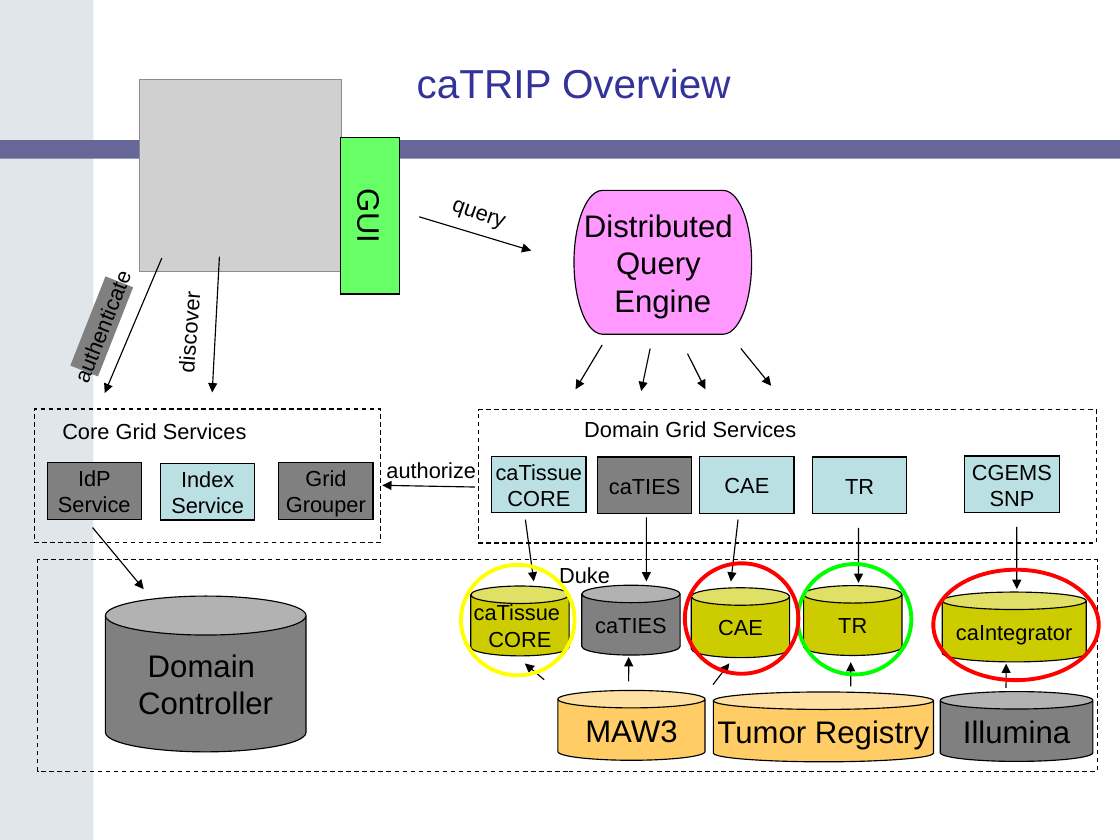
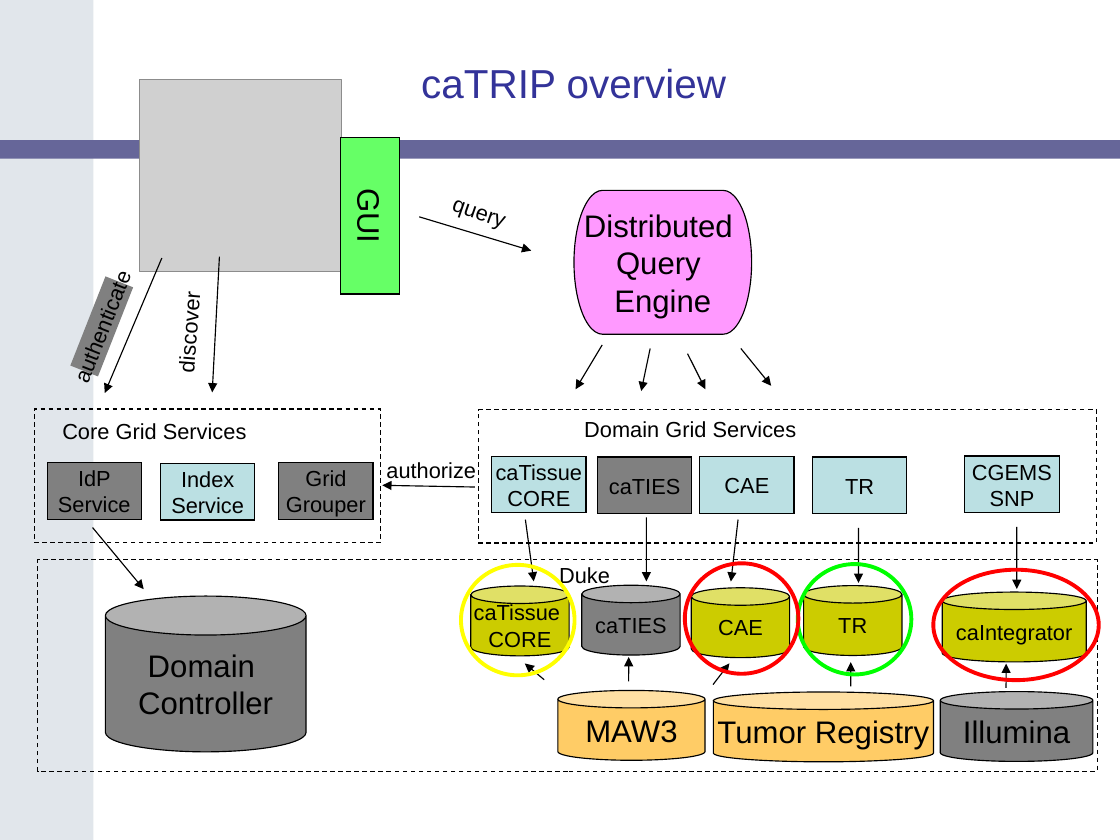
Before and after one commit to NCIP/catrip, a slide deck: slide 6 of catrip/documentation/presentations/catrip_beta_demo_2006_11_01/catrip_demo_2006_11_01.ppt. Drawn at 1120x840 pixels with LibreOffice and Linux fonts; fonts in the diff are those of the drawing; grey boxes stand for pictures; background and template pictures are left out. Boxes give left, top, right and bottom in pixels: in the first picture for what was removed or moved away, otherwise in the second. Text is boxed around its words. In the diff, an @@ line names an element or a change of style, - is before the commit and + after.

```diff
--- a/catrip/documentation/presentations/catrip_beta_demo_2006_11_01/catrip_demo_2006_11_01.ppt
+++ b/catrip/documentation/presentations/catrip_beta_demo_2006_11_01/catrip_demo_2006_11_01.ppt
@@ title at (x1=421, y1=68, x2=727, y2=99): text changed @@
-caTRIP Overview
+caTRIP overview
```
Also in this commit, not shown: 2 other slides changed.
